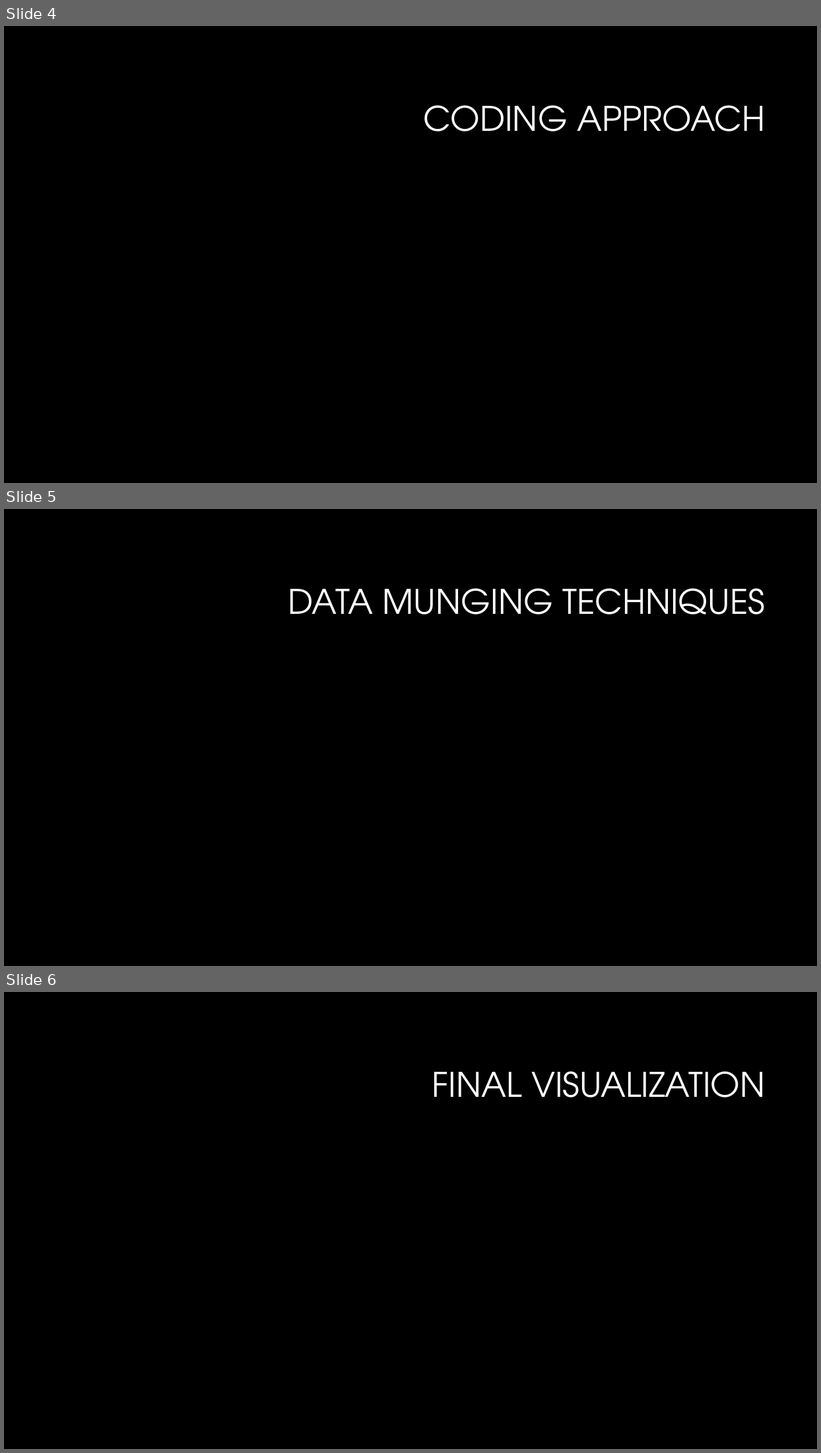
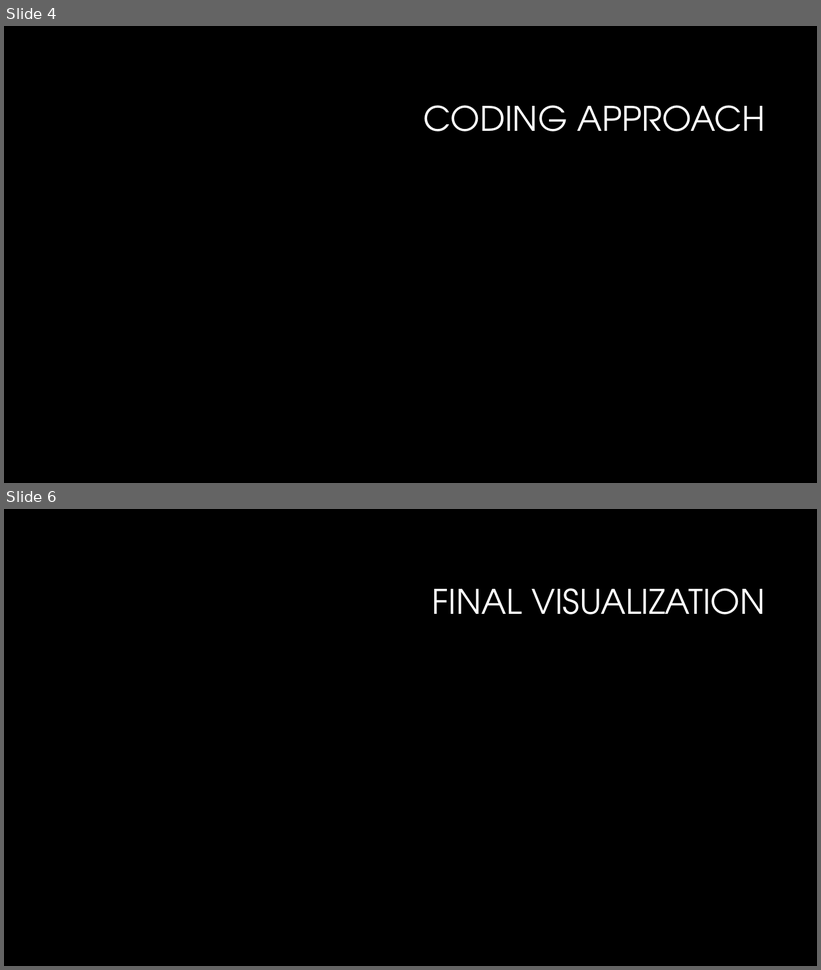
Before and after one commit to ashante112/Project2-Team2, a slide deck: Presentation.pptx. Shown one above the other, each under a label of ours: slides 4, 5 and 6 before the commit, slides 4 and 6 after it; the slides between them are not shown. The pictures are 821x1453 and 821x970 pixels, drawn with LibreOffice and Linux fonts; fonts in the diff are those of the drawing; background and template pictures are left out. Boxes give left, top, right and bottom in pixels: in the first picture for what was removed or moved away, otherwise in the second. Text is boxed around its words. In the diff, an @@ line names an element or a change of style, - is before the commit and + after.

```diff
--- a/Presentation.pptx
+++ b/Presentation.pptx
@@ slide 5 removed at (x1=4, y1=509, x2=817, y2=966), background #000000 @@
@@ title removed at (x1=288, y1=588, x2=765, y2=615) @@
-DATA MUNGING TECHNIQUES
```
Also in this commit, not shown: 2 slides changed, 2 slides added, 1 other slide removed, 2 other files.
